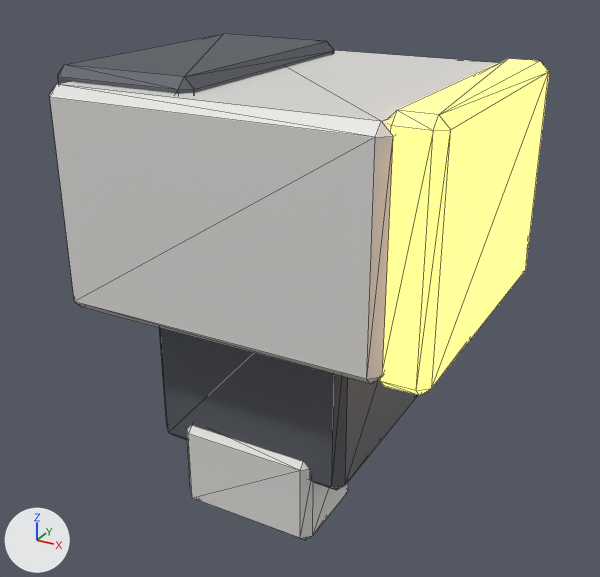
An edit to the glTF model scenes/mecha/parts/arm_right/tankhead_arm_right_upper.glb, drawn before and after from the same camera.
Camera for both pictures: a 50 mm lens placed at (0.615, -1.108, 0.254), pointed at (0.009, -0.007, -0.297). Lighting does not change. The marker at lower left points along +X, +Y and +Z. The older version comes first. Mesh edges are drawn as thin lines. Vertices at exactly the same position are counted once.

In view in the first picture: 'tankhead_arm_right_upper'.
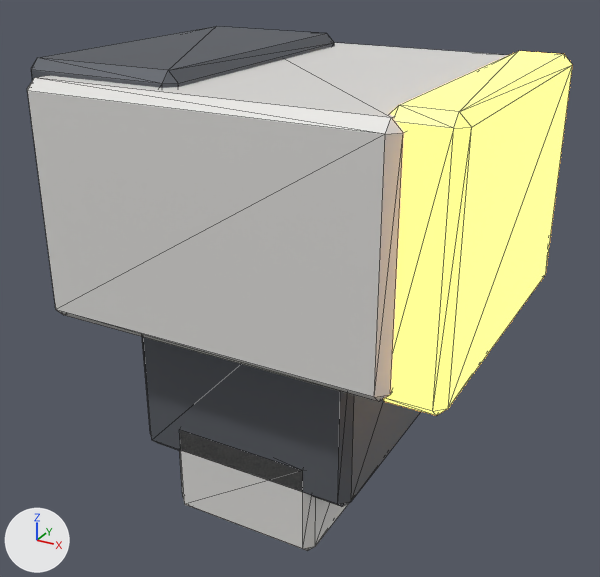
What differs and where, as boxes (x1, y1, x2, y2) in the pictures (600 x 577 px; the box of a moved part takes in the faces that stretch with it):
'tankhead_arm_right_upper', reshaped (9% wider): before (49, 34, 549, 540); after (27, 26, 572, 550)
part 1 of me_cube_005, moved or reshaped: before (49, 50, 498, 384); after (27, 43, 509, 402)
part 2 of me_cube_005, moved or reshaped: before (58, 34, 549, 540); after (31, 26, 572, 550)

The edits, one by one:
me_cube_005 is used by ob_tankhead_arm_right_upper; location (0.0, 0.0, 0.0).
me_cube_005 had 120 vertices, 220 faces and spanned x -0.28..0.32, y -0.26..0.26, z -0.66..0.07.
me_cube_005 now has 120 vertices, 220 faces and spans x -0.31..0.35, y -0.28..0.28, z -0.67..0.08.
me_cube_005 part 1: the loose piece of 24 vertices spanning x -0.26..0.26, y -0.26..0.26, z -0.29..0.05 is scaled about its middle by (1.08, 1.08, 1.06).
me_cube_005 part 2: 96 of 120 vertices moved; they spanned x -0.28..0.32, y -0.24..0.24, z -0.66..0.07 and now span x -0.31..0.35, y -0.26..0.26, z -0.67..0.08; mean shift (0.0, 0.0, 0.0); largest move (0.305, -0.225, -0.3) -> (0.335, -0.245, -0.31).
